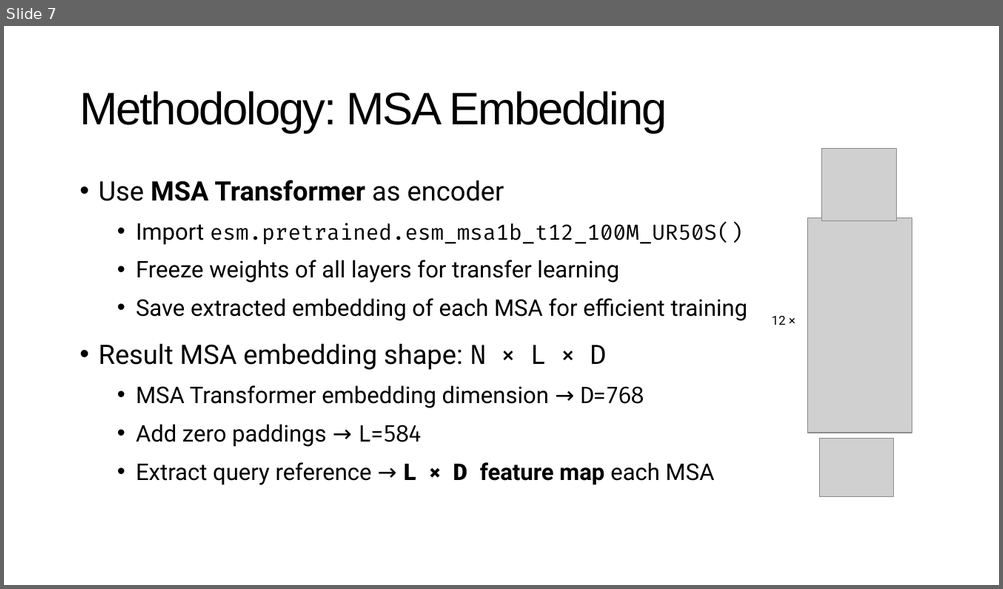
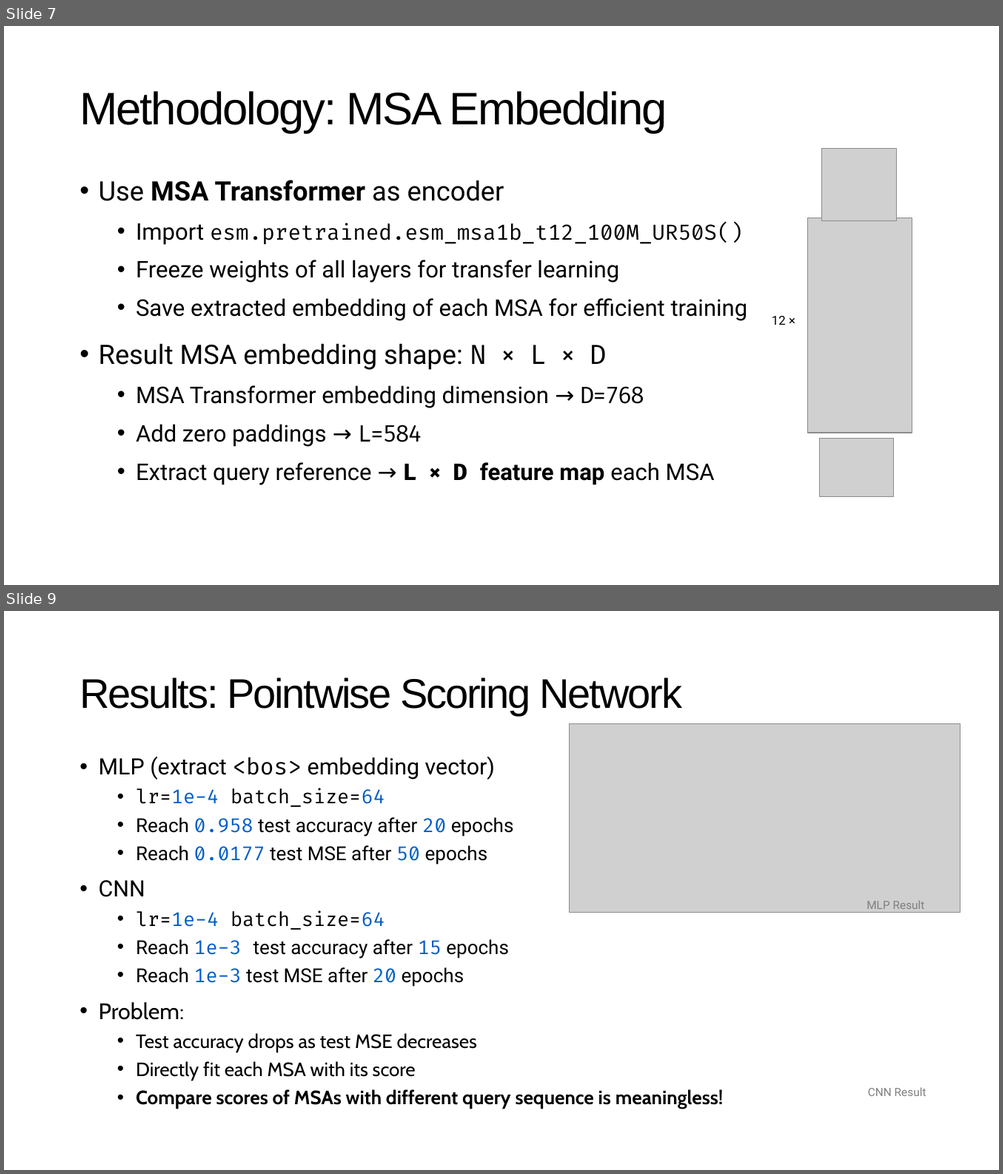
Before and after one commit to NaiL23/ShanghaiTech-CS177H-MSA-Scoring, a slide deck: report/presentation.pptx. Shown one above the other, each under a label of ours: slide 7 before the commit, slides 7 and 9 after it; the slides between them are not shown. The pictures are 1003x589 and 1003x1174 pixels, drawn with LibreOffice and Linux fonts; fonts in the diff are those of the drawing; grey boxes stand for pictures. Boxes give left, top, right and bottom in pixels: in the first picture for what was removed or moved away, otherwise in the second. Text is boxed around its words. In the diff, an @@ line names an element or a change of style, - is before the commit and + after.

```diff
--- a/report/presentation.pptx
+++ b/report/presentation.pptx
@@ slide 9 added at (x1=4, y1=611, x2=999, y2=1170), background #FFFFFF @@
@@ title added at (x1=79, y1=678, x2=682, y2=715), 40 pt, text #000000 @@
+Results: Pointwise Scoring Network
@@ picture added at (x1=569, y1=723, x2=960, y2=912) @@
@@ text added at (x1=99, y1=757, x2=723, y2=1109), 18.6 pt, text #000000 @@
+• MLP (extract <bos> embedding vector)
+  • lr=1e-4 batch_size=64
+  • Reach 0.958 test accuracy after 20 epochs
+  • Reach 0.0177 test MSE after 50 epochs
+• CNN
+  • lr=1e-4 batch_size=64
+  • Reach 1e-3 test accuracy after 15 epochs
+  • Reach 1e-3 test MSE after 20 epochs
+• Problem:
+  • Test accuracy drops as test MSE decreases
+  • Directly fit each MSA with its score
+  • Compare scores of MSAs with different query sequence is meaningless!
@@ text added at (x1=866, y1=900, x2=925, y2=909), 11 pt, text #808080 @@
+MLP Result
@@ text added at (x1=868, y1=1088, x2=926, y2=1096), 11 pt, text #808080 @@
+CNN Result
```
Also in this commit, not shown: 2 slides changed, 1 other slide added, 1 slide removed, 3 other files.
